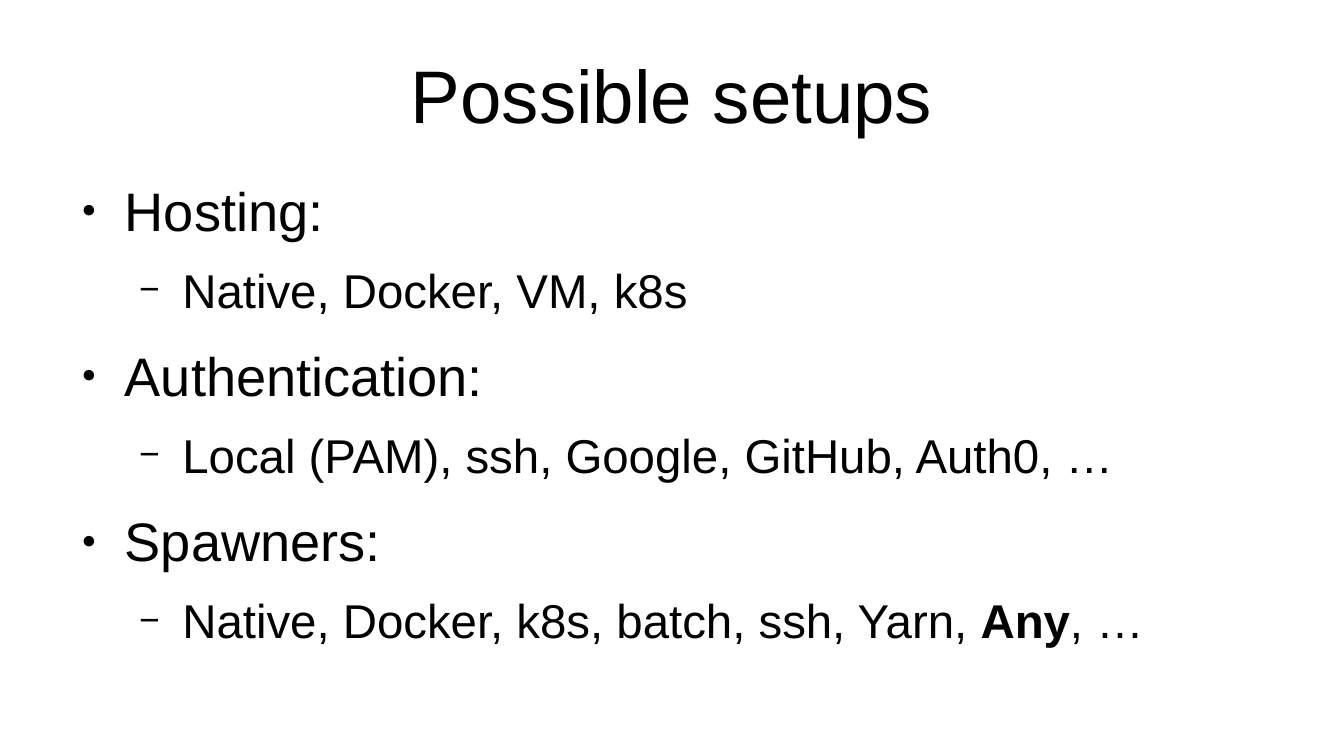
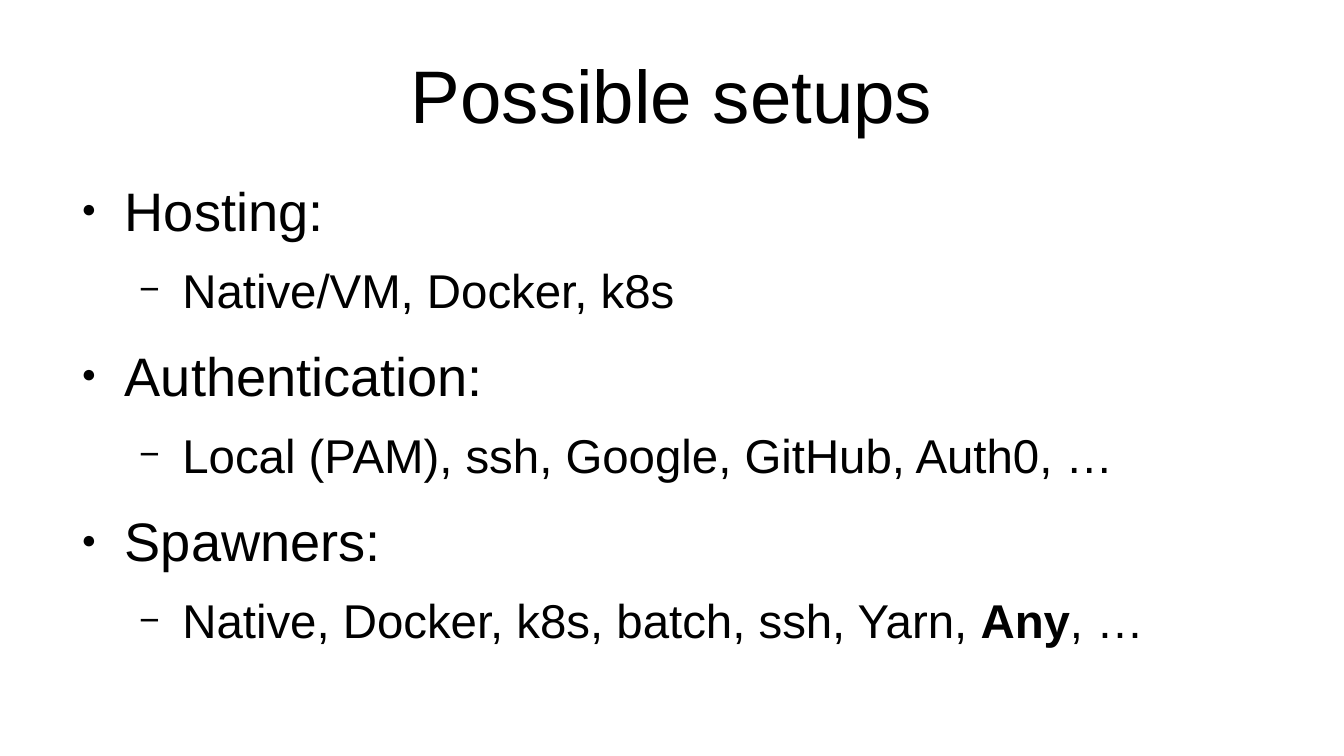
Before and after one commit to jeandet/PICo_Jupyter, a slide deck: slide 10 of PICoJupyter14042022Jeandet.odp. Drawn at 1344x756 pixels with LibreOffice and Linux fonts; fonts in the diff are those of the drawing. Boxes give left, top, right and bottom in pixels: in the first picture for what was removed or moved away, otherwise in the second. Text is boxed around its words. In the diff, an @@ line names an element or a change of style, - is before the commit and + after.

```diff
--- a/PICoJupyter14042022Jeandet.odp
+++ b/PICoJupyter14042022Jeandet.odp
@@ text at <box>182,273,675,314</box>: text changed @@
-  − Native, Docker, VM, k8s
+  − Native/VM, Docker, k8s
```
Also in this commit, not shown: 6 other slides changed, 7 slides added.
